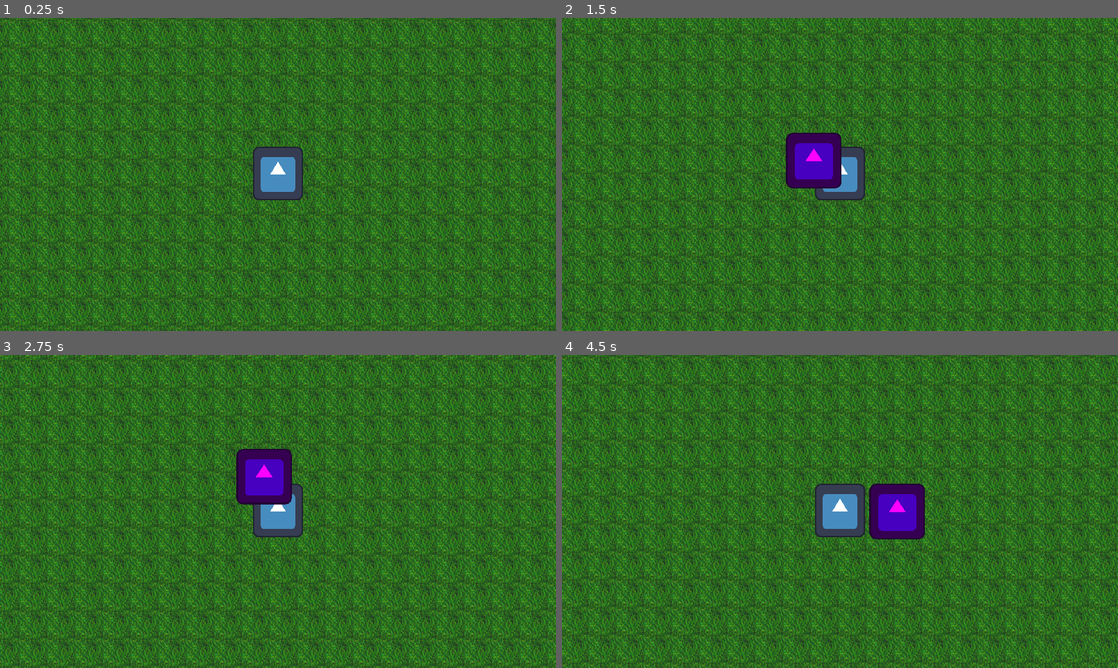
Above: before the commit, frames 1-4 (two rows, left to right).
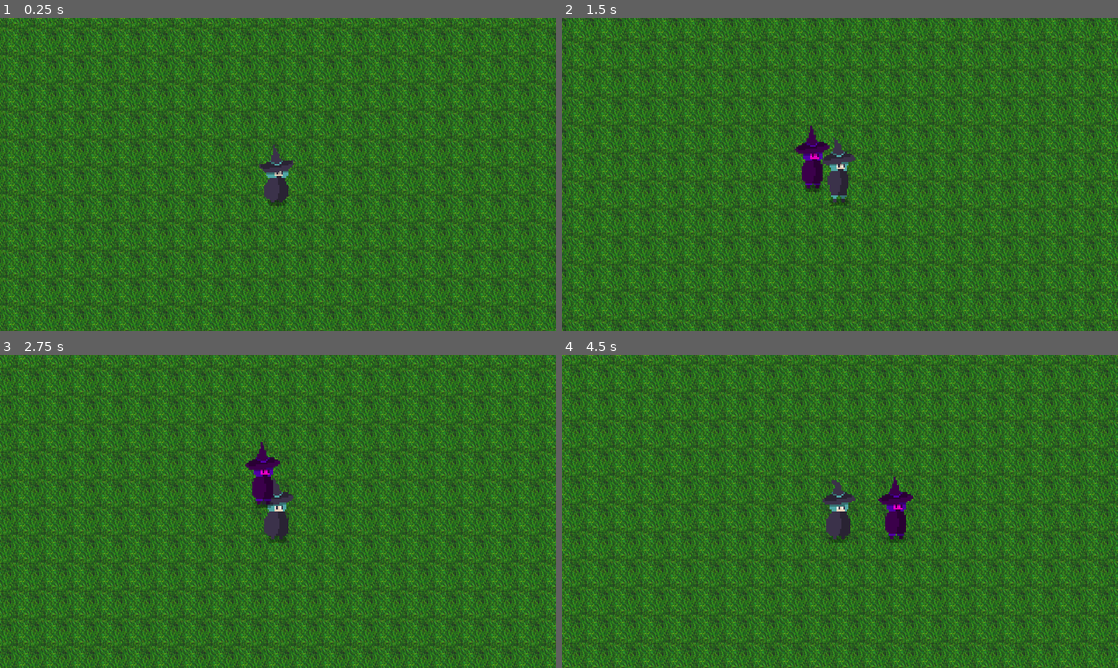
Above: after the commit, the same moments.

Repository: henriquegeribello/CC5408-1-Taller-de-Dise-o-y-Desarrollo-de-Videojuegos
Game: Godot game, scene res://World/world.tscn
Two runs of this game, one before a commit and one after it. Both use one fixed random seed, a clock stepped at 60 frames per second and the inputs below. The engine's default icon, where the game draws it, is replaced by a stand-in: a white triangle on a blue panel in a dark square.
Inputs:
- Up to frame 1 (0.25 s): no input
- Up to frame 2 (1.5 s): tap Enter (ui_accept) at 0.5, 0.77 s; hold D (right) 0.53-1.28 s; hold S (down) from 1.28 s (still down)
- Up to frame 3 (2.75 s): tap Enter (ui_accept) at 1.52 s; release S (down) at 2.03 s; hold D (right) from 2.03 s (still down)
- Up to frame 4 (4.5 s): release D (right) at 2.78 s; hold W (up) 2.78-3.53 s; tap Enter (ui_accept) at 3.02, 3.77 s; hold A (left) from 3.53 s (still down)

The runs differ from the first frame. In frame 1, 45% of the frame differs, in the area x 0-100%, y 0-100%; in frame 2, 45%; in frame 3, 45%; in frame 4, 45%.

Commit message:
se reemplaza sprite de godot por blue_witch

Diff:
--- a/World/world.tscn
+++ b/World/world.tscn
@@ -2,7 +2,7 @@
 
 [ext_resource type="Texture2D" uid="uid://qehda634lpl4" path="res://dirt_full_new.png" id="1_l10io"]
 [ext_resource type="PackedScene" uid="uid://do8oqsdg258a8" path="res://player.tscn" id="2_nbq3s"]
-[ext_resource type="Texture2D" uid="uid://cprm7pfy1asc1" path="res://icon.svg" id="3_ihvxp"]
+[ext_resource type="Texture2D" uid="uid://b4ot088uxdr51" path="res://assets/characters/Blue Witch/Blue_witch/B_witch_idle.png" id="3_68vwv"]
 [ext_resource type="Script" path="res://World/Shadow.gd" id="3_lbua8"]
 
 [node name="World" type="Node2D"]
@@ -10,7 +10,7 @@
 [node name="Sprite2D" type="Sprite2D" parent="."]
 texture_filter = 2
 texture_repeat = 2
-position = Vector2(-19, -106)
+position = Vector2(-21, -97)
 texture = ExtResource("1_l10io")
 region_enabled = true
 region_rect = Rect2(0, 0, 10000, 10000)
@@ -22,6 +22,7 @@
 [node name="Shadow" type="Sprite2D" parent="." groups=["Shadow"]]
 modulate = Color(1, 0, 1, 1)
 position = Vector2(349, 230)
-scale = Vector2(0.5, 0.5)
-texture = ExtResource("3_ihvxp")
+scale = Vector2(2, 2)
+texture = ExtResource("3_68vwv")
+vframes = 6
 script = ExtResource("3_lbua8")
--- a/player.tscn
+++ b/player.tscn
@@ -1,13 +1,142 @@
-[gd_scene load_steps=3 format=3 uid="uid://do8oqsdg258a8"]
+[gd_scene load_steps=14 format=3 uid="uid://do8oqsdg258a8"]
 
 [ext_resource type="Script" path="res://player.gd" id="1_l2r0f"]
-[ext_resource type="Texture2D" uid="uid://cprm7pfy1asc1" path="res://icon.svg" id="2_tgm8j"]
+[ext_resource type="Texture2D" uid="uid://b4ot088uxdr51" path="res://assets/characters/Blue Witch/Blue_witch/B_witch_idle.png" id="2_e4qfw"]
+
+[sub_resource type="CapsuleShape2D" id="CapsuleShape2D_21h5w"]
+radius = 4.65382
+
+[sub_resource type="Animation" id="Animation_duk4l"]
+resource_name = "idle"
+length = 0.5
+tracks/0/type = "value"
+tracks/0/imported = false
+tracks/0/enabled = true
+tracks/0/path = NodePath("Sprite2D:texture")
+tracks/0/interp = 1
+tracks/0/loop_wrap = true
+tracks/0/keys = {
+"times": PackedFloat32Array(0),
+"transitions": PackedFloat32Array(1),
+"update": 1,
+"values": [ExtResource("2_e4qfw")]
+}
+tracks/1/type = "value"
+tracks/1/imported = false
+tracks/1/enabled = true
+tracks/1/path = NodePath("Sprite2D:vframes")
+tracks/1/interp = 1
+tracks/1/loop_wrap = true
+tracks/1/keys = {
+"times": PackedFloat32Array(0),
+"transitions": PackedFloat32Array(1),
+"update": 1,
+"values": [6]
+}
+tracks/2/type = "value"
+tracks/2/imported = false
+tracks/2/enabled = true
+tracks/2/path = NodePath("Sprite2D:frame")
+tracks/2/interp = 1
+tracks/2/loop_wrap = true
+tracks/2/keys = {
+"times": PackedFloat32Array(0, 0.1, 0.2, 0.3, 0.4),
+"transitions": PackedFloat32Array(1, 1, 1, 1, 1),
+"update": 1,
+"values": [0, 1, 2, 3, 4]
+}
+
+[sub_resource type="Animation" id="Animation_moqdt"]
+length = 0.001
+tracks/0/type = "value"
+tracks/0/imported = false
+tracks/0/enabled = true
+tracks/0/path = NodePath("Sprite2D:texture")
+tracks/0/interp = 1
+tracks/0/loop_wrap = true
+tracks/0/keys = {
+"times": PackedFloat32Array(0),
+"transitions": PackedFloat32Array(1),
+"update": 1,
+"values": [ExtResource("2_e4qfw")]
+}
+tracks/1/type = "value"
+tracks/1/imported = false
+tracks/1/enabled = true
+tracks/1/path = NodePath("Sprite2D:vframes")
+tracks/1/interp = 1
+tracks/1/loop_wrap = true
+tracks/1/keys = {
+"times": PackedFloat32Array(0),
+"transitions": PackedFloat32Array(1),
+"update": 1,
+"values": [6]
+}
+tracks/2/type = "value"
+tracks/2/imported = false
+tracks/2/enabled = true
+tracks/2/path = NodePath("Sprite2D:frame")
+tracks/2/interp = 1
+tracks/2/loop_wrap = true
+tracks/2/keys = {
+"times": PackedFloat32Array(0),
+"transitions": PackedFloat32Array(1),
+"update": 1,
+"values": [0]
+}
+
+[sub_resource type="AnimationLibrary" id="AnimationLibrary_r723w"]
+_data = {
+"RESET": SubResource("Animation_moqdt"),
+"idle": SubResource("Animation_duk4l")
+}
+
+[sub_resource type="AnimationNodeAnimation" id="AnimationNodeAnimation_aqkg8"]
+animation = &"idle"
+
+[sub_resource type="AnimationNodeAnimation" id="AnimationNodeAnimation_x5cyu"]
+animation = &"idle"
+
+[sub_resource type="AnimationNodeStateMachineTransition" id="AnimationNodeStateMachineTransition_8ghko"]
+advance_mode = 2
+
+[sub_resource type="AnimationNodeStateMachineTransition" id="AnimationNodeStateMachineTransition_u3hsj"]
+switch_mode = 2
+advance_mode = 2
+
+[sub_resource type="AnimationNodeStateMachineTransition" id="AnimationNodeStateMachineTransition_nstpt"]
+switch_mode = 2
+advance_mode = 2
+
+[sub_resource type="AnimationNodeStateMachine" id="AnimationNodeStateMachine_x88ch"]
+states/idle/node = SubResource("AnimationNodeAnimation_x5cyu")
+states/idle/position = Vector2(393.333, 56.6667)
+"states/idle 2/node" = SubResource("AnimationNodeAnimation_aqkg8")
+"states/idle 2/position" = Vector2(553.333, 58)
+transitions = ["Start", "idle", SubResource("AnimationNodeStateMachineTransition_8ghko"), "idle", "idle 2", SubResource("AnimationNodeStateMachineTransition_u3hsj"), "idle 2", "idle", SubResource("AnimationNodeStateMachineTransition_nstpt")]
+
+[sub_resource type="AnimationNodeStateMachinePlayback" id="AnimationNodeStateMachinePlayback_vyh4r"]
 
 [node name="Player" type="CharacterBody2D"]
+scale = Vector2(2, 2)
 motion_mode = 1
 script = ExtResource("1_l2r0f")
 
 [node name="Sprite2D" type="Sprite2D" parent="."]
-position = Vector2(0, -1)
-scale = Vector2(0.453125, 0.484375)
-texture = ExtResource("2_tgm8j")
+texture = ExtResource("2_e4qfw")
+vframes = 6
+
+[node name="CollisionShape2D" type="CollisionShape2D" parent="."]
+position = Vector2(-1, 4)
+scale = Vector2(1.28926, 1.01755)
+shape = SubResource("CapsuleShape2D_21h5w")
+
+[node name="AnimationPlayer" type="AnimationPlayer" parent="."]
+libraries = {
+"": SubResource("AnimationLibrary_r723w")
+}
+
+[node name="AnimationTree" type="AnimationTree" parent="."]
+tree_root = SubResource("AnimationNodeStateMachine_x88ch")
+anim_player = NodePath("../AnimationPlayer")
+parameters/playback = SubResource("AnimationNodeStateMachinePlayback_vyh4r")
